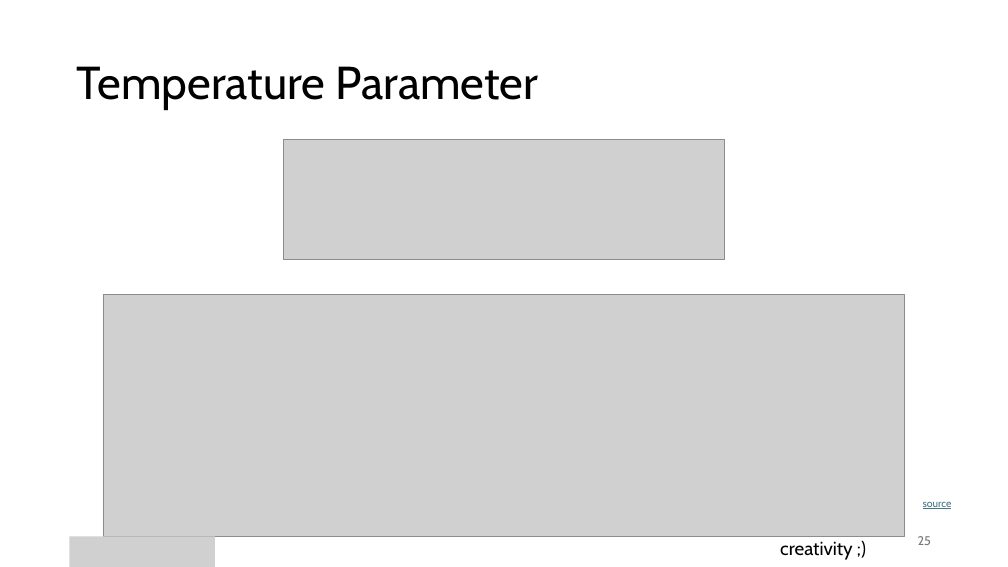
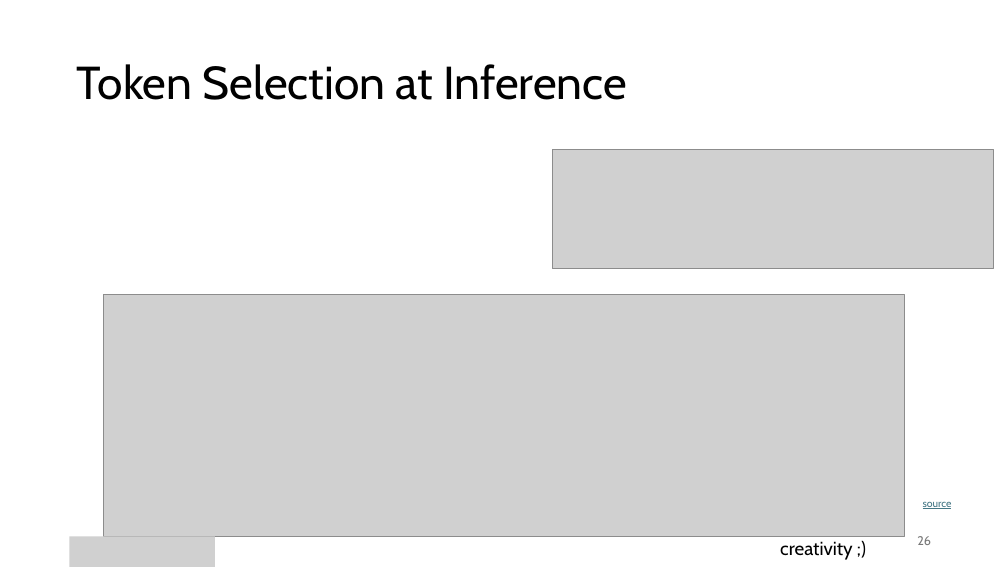
Before and after one commit to FelixWick/language_models, a slide deck: slide 26 of slides/2_transformer.pptx (slide 25 before the commit). Drawn at 1008x567 pixels with LibreOffice and Linux fonts; fonts in the diff are those of the drawing; grey boxes stand for pictures. Boxes give left, top, right and bottom in pixels: in the first picture for what was removed or moved away, otherwise in the second. Text is boxed around its words. In the diff, an @@ line names an element or a change of style, - is before the commit and + after.

```diff
--- a/slides/2_transformer.pptx
+++ b/slides/2_transformer.pptx
@@ title at box(77, 64, 627, 100): text changed @@
-Temperature Parameter
+Token Selection at Inference
@@ picture: place and size @@
-picture at box(284, 140, 725, 259)
+picture at box(552, 149, 994, 268)
@@ page number at box(917, 536, 931, 545): text changed @@
-25
+26
```
Also in this commit, not shown: 10 other slides changed, 12 slides added, 2 slides removed, 4 other files.
